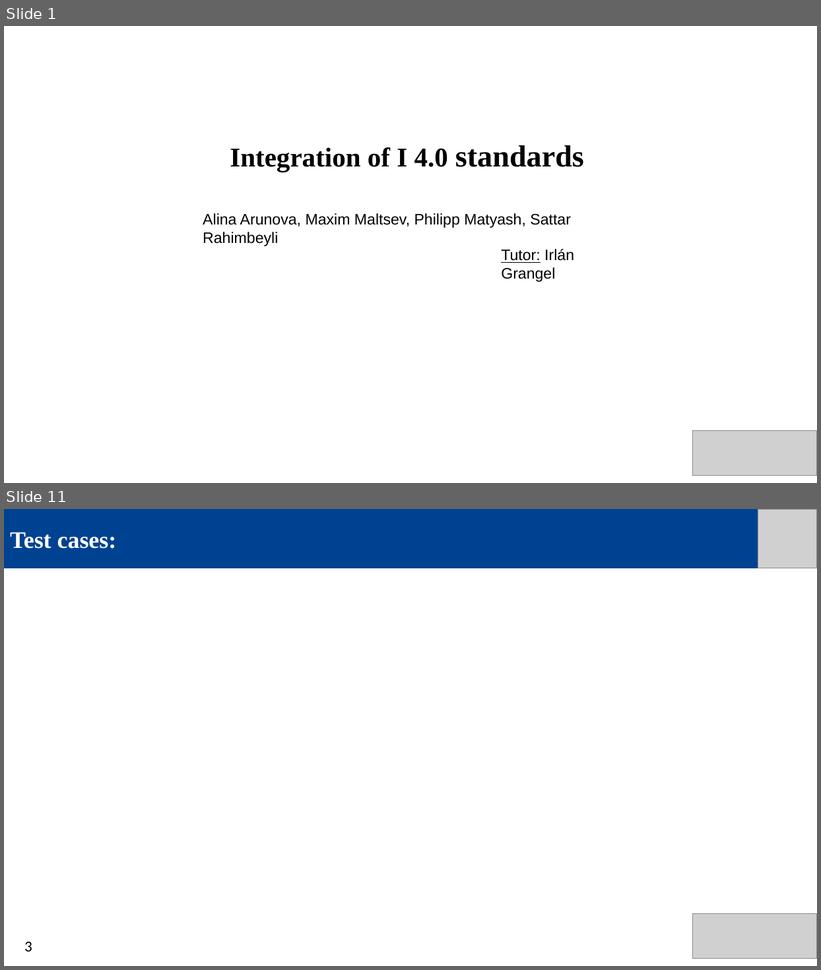
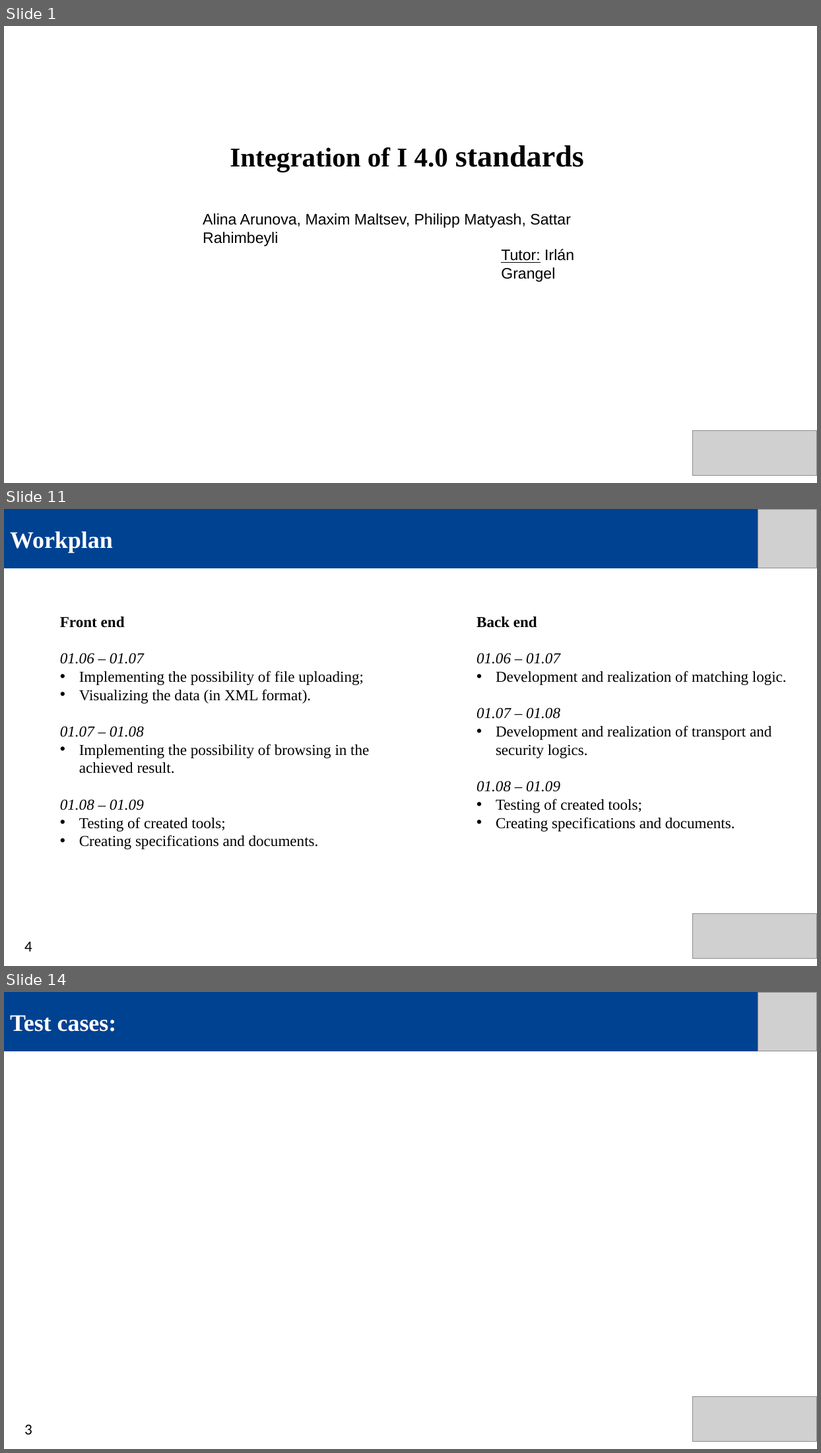
Before and after one commit to IntegrationI40StandardsSemLab/Integration-I4.0, a slide deck: Presentations/Final presentation/Final presentation.pptx. Shown one above the other, each under a label of ours: slides 1 and 11 before the commit, slides 1, 11 and 14 after it; the slides between them are not shown. The pictures are 821x970 and 821x1453 pixels, drawn with LibreOffice and Linux fonts; fonts in the diff are those of the drawing; grey boxes stand for pictures. Boxes give left, top, right and bottom in pixels: in the first picture for what was removed or moved away, otherwise in the second. Text is boxed around its words. In the diff, an @@ line names an element or a change of style, - is before the commit and + after.

```diff
--- a/Presentations/Final presentation/Final presentation.pptx
+++ b/Presentations/Final presentation/Final presentation.pptx
@@ slide 11 added at (4, 509, 817, 966), background #FFFFFF @@
@@ rectangle added at (4, 509, 758, 568), fill #004292, 28 pt, text #FFFFFF, bold @@
+Workplan
@@ picture added at (758, 509, 817, 568) @@
@@ text added at (60, 617, 369, 850), 18 pt, text #000000 @@
+Front end
+01.06 – 01.07
+• Implementing the possibility of file uploading;
+• Visualizing the data (in XML format).
+01.07 – 01.08
+• Implementing the possibility of browsing in the achieved result.
+01.08 – 01.09
+• Testing of created tools;
+• Creating specifications and documents.
@@ text added at (477, 617, 787, 832), 18 pt, text #000000 @@
+Back end
+01.06 – 01.07
+• Development and realization of matching logic.
+01.07 – 01.08
+• Development and realization of transport and security logics.
+01.08 – 01.09
+• Testing of created tools;
+• Creating specifications and documents.
@@ picture added at (692, 914, 817, 958) @@
@@ text added at (24, 942, 32, 952), 18 pt, text #000000 @@
+4
@@ what was slide 11 is now slide 14 @@
```
Also in this commit, not shown: 3 slides changed, 8 other slides added, 6 slides removed, 1 other file.
